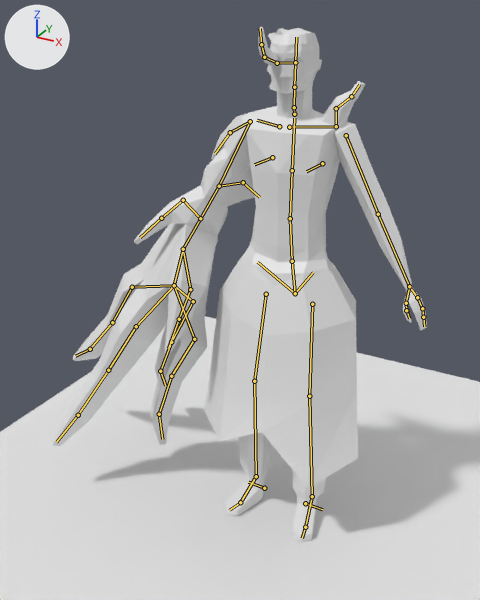
The Blender file salemstalker/Assets/3D/charatermodel/hollow.blend: old version first, new version second.
Both versions are drawn from a 50 mm lens placed at (0.92, -2.04, 1.92), pointed at (-0.17, -0.05, 0.92). Arrows for +X, +Y and +Z are at upper left; the lights stay in place. The bones that bend it are drawn over the model as lines.
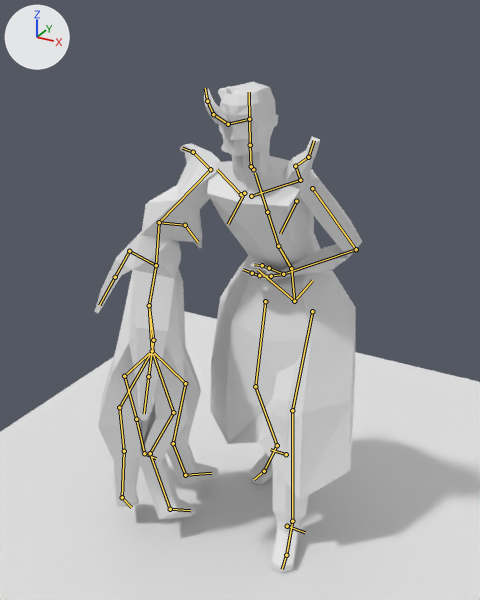
The newer file adds an action. The first version stands in its rest pose; the second is drawn at frame 1 of the action 'metarigAction'.

Boxes (x1, y1, x2, y2) around the edits, measured in the pictures (480 x 600 px):
'Cube', posed (7% narrower)
    before: (204, 81, 365, 542)
    after: (207, 137, 356, 573)
'Cube.002', posed (29% narrower, 14% taller)
    before: (53, 114, 427, 446)
    after: (95, 143, 362, 520)
'Cube.003', posed (17% wider, 14% taller)
    before: (258, 27, 322, 118)
    after: (204, 82, 279, 186)
bone 'spine', root to tip
    before: (295, 293) to (292, 261)
    after: (294, 301) to (291, 268)
bone 'spine.001', root to tip
    before: (292, 261) to (290, 218)
    after: (291, 268) to (278, 246)
bone 'spine.005', root to tip
    before: (294, 107) to (294, 87)
    after: (251, 166) to (250, 145)
bone 'spine.009', root to tip
    before: (277, 63) to (264, 57)
    after: (228, 124) to (213, 114)
bone 'spine.010', root to tip
    before: (264, 57) to (261, 44)
    after: (213, 114) to (207, 101)
bone 'spine.011', root to tip
    before: (261, 44) to (260, 28)
    after: (207, 101) to (205, 88)
bone 'upper_arm.L', root to tip
    before: (346, 135) to (378, 214)
    after: (312, 188) to (356, 249)
bone 'forearm.L', root to tip
    before: (378, 214) to (409, 286)
    after: (356, 249) to (283, 274)
bone 'hand.L', root to tip
    before: (409, 286) to (417, 297)
    after: (283, 274) to (271, 276)
bone 'forearm.L.001', root to tip
    before: (409, 286) to (406, 303)
    after: (283, 274) to (269, 268)
bone 'upper_arm.R', root to tip
    before: (250, 121) to (219, 186)
    after: (210, 169) to (159, 222)
bone 'forearm.R', root to tip
    before: (219, 186) to (200, 218)
    after: (159, 222) to (156, 265)
bone 'forearm.R.018', root to tip
    before: (200, 218) to (183, 249)
    after: (156, 265) to (149, 305)
bone 'forearm.R.002', root to tip
    before: (174, 285) to (136, 326)
    after: (152, 351) to (119, 407)
bone 'forearm.R.004', root to tip
    before: (136, 326) to (108, 370)
    after: (119, 407) to (124, 451)
bone 'forearm.R.006', root to tip
    before: (78, 415) to (56, 442)
    after: (122, 497) to (131, 507)
bone 'forearm.R.003', root to tip
    before: (174, 285) to (193, 301)
    after: (152, 351) to (185, 383)
bone 'forearm.R.008', root to tip
    before: (171, 342) to (160, 371)
    after: (173, 443) to (185, 475)
bone 'forearm.R.009', root to tip
    before: (160, 371) to (165, 385)
    after: (185, 475) to (211, 473)
bone 'forearm.R.010', root to tip
    before: (174, 285) to (132, 287)
    after: (152, 351) to (124, 376)
bone 'forearm.R.011', root to tip
    before: (132, 287) to (112, 322)
    after: (124, 376) to (136, 419)
bone 'forearm.R.013', root to tip
    before: (90, 349) to (75, 356)
    after: (144, 453) to (156, 458)
bone 'forearm.R.014', root to tip
    before: (174, 285) to (194, 339)
    after: (152, 351) to (173, 412)
bone 'forearm.R.016', root to tip
    before: (171, 376) to (159, 414)
    after: (150, 453) to (170, 509)
bone 'forearm.R.017', root to tip
    before: (159, 414) to (162, 439)
    after: (170, 509) to (190, 510)
bone 'upper_arm.R.001', root to tip
    before: (250, 121) to (230, 132)
    after: (210, 169) to (193, 152)
bone 'thigh.L', root to tip
    before: (312, 304) to (309, 396)
    after: (312, 311) to (292, 410)
bone 'shin.L', root to tip
    before: (309, 396) to (312, 496)
    after: (292, 410) to (292, 521)
bone 'foot.L', root to tip
    before: (312, 496) to (305, 527)
    after: (292, 521) to (286, 555)
bone 'thigh.R', root to tip
    before: (266, 294) to (254, 381)
    after: (265, 301) to (255, 386)
bone 'shin.R', root to tip
    before: (254, 381) to (256, 476)
    after: (255, 386) to (277, 445)
bone 'foot.R', root to tip
    before: (256, 476) to (240, 502)
    after: (277, 445) to (264, 471)

What the commit changed:
Bone 'spine' (bone_spine) moves from (0.0, 0.0, 0.0) to (0.0, -0.029, 0.007).
Bone 'spine.001' (bone_spine_001) turns from (0, 0, 0) to (34, 0, 0) degrees about its own x, y and z.
Bone 'spine.005' (bone_spine_005) turns from (0, 0, 0) to (-29, 0, 0) degrees about its own x, y and z.
Bone 'spine.009' (bone_spine_009) turns from (0, 0, 0) to (-13, 4, -10) degrees about its own x, y and z.
Bone 'spine.010' (bone_spine_010) turns from (0, 0, 0) to (-10, 6, 14) degrees about its own x, y and z.
Bone 'spine.011' (bone_spine_011) turns from (0, 0, 0) to (-17, 9, -12) degrees about its own x, y and z.
Bone 'upper_arm.L' (bone_upper_arm_l) turns from (0, 0, 0) to (1, 3, -6) degrees about its own x, y and z.
Bone 'forearm.L' (bone_forearm_l) turns from (0, 0, 0) to (23, 30, -84) degrees about its own x, y and z.
Bone 'hand.L' (bone_hand_l) turns from (0, 0, 0) to (-7, -8, -22) degrees about its own x, y and z.
Bone 'forearm.L.001' (bone_forearm_l_001) turns from (0, 0, 0) to (6, -14, -20) degrees about its own x, y and z.
Bone 'upper_arm.R' (bone_upper_arm_r) turns from (0, 0, 0) to (36, 22, -6) degrees about its own x, y and z.
Bone 'forearm.R' (bone_forearm_r) turns from (0, 0, 0) to (-6, 18, 41) degrees about its own x, y and z.
Bone 'forearm.R.018' (bone_forearm_r_018) turns from (0, 0, 0) to (2, -2, -6) degrees about its own x, y and z.
Bone 'forearm.R.002' (bone_forearm_r_002) turns from (0, 0, 0) to (-14, -2, -3) degrees about its own x, y and z.
Bone 'forearm.R.004' (bone_forearm_r_004) turns from (0, 0, 0) to (-10, 0, -4) degrees about its own x, y and z.
Bone 'forearm.R.006' (bone_forearm_r_006) turns from (0, 0, 0) to (-45, -13, -3) degrees about its own x, y and z.
Bone 'forearm.R.003' (bone_forearm_r_003) turns from (0, 0, 0) to (9, -3, 0) degrees about its own x, y and z.
Bone 'forearm.R.008' (bone_forearm_r_008) turns from (0, 0, 0) to (-22, 2, -5) degrees about its own x, y and z.
Bone 'forearm.R.009' (bone_forearm_r_009) turns from (0, 0, 0) to (-25, 9, -3) degrees about its own x, y and z.
Bone 'forearm.R.010' (bone_forearm_r_010) turns from (0, 0, 0) to (-4, 0, 9) degrees about its own x, y and z.
Bone 'forearm.R.011' (bone_forearm_r_011) turns from (0, 0, 0) to (-15, -4, -4) degrees about its own x, y and z.
Bone 'forearm.R.013' (bone_forearm_r_013) turns from (0, 0, 0) to (-22, -11, 12) degrees about its own x, y and z.
Bone 'forearm.R.014' (bone_forearm_r_014) turns from (0, 0, 0) to (1, -2, -19) degrees about its own x, y and z.
Bone 'forearm.R.016' (bone_forearm_r_016) turns from (0, 0, 0) to (-8, 7, 34) degrees about its own x, y and z.
Bone 'forearm.R.017' (bone_forearm_r_017) turns from (0, 0, 0) to (-46, -1, -45) degrees about its own x, y and z.
Bone 'upper_arm.R.001' (bone_upper_arm_r_001) turns from (0, 0, 0) to (16, 3, -8) degrees about its own x, y and z.
Bone 'thigh.L' (bone_thigh_l) turns from (0, 0, 0) to (-25, -1, 0) degrees about its own x, y and z.
Bone 'shin.L' (bone_shin_l) turns from (0, 0, 0) to (21, 1, 0) degrees about its own x, y and z.
Bone 'foot.L' (bone_foot_l) turns from (0, 0, 0) to (10, 2, 0) degrees about its own x, y and z.
Bone 'thigh.R' (bone_thigh_r) turns from (0, 0, 0) to (2, 0, 0) degrees about its own x, y and z.
Bone 'shin.R' (bone_shin_r) turns from (0, 0, 0) to (22, 0, 0) degrees about its own x, y and z.
Bone 'foot.R' (bone_foot_r) turns from (0, 0, 0) to (-15, 2, 0) degrees about its own x, y and z.
